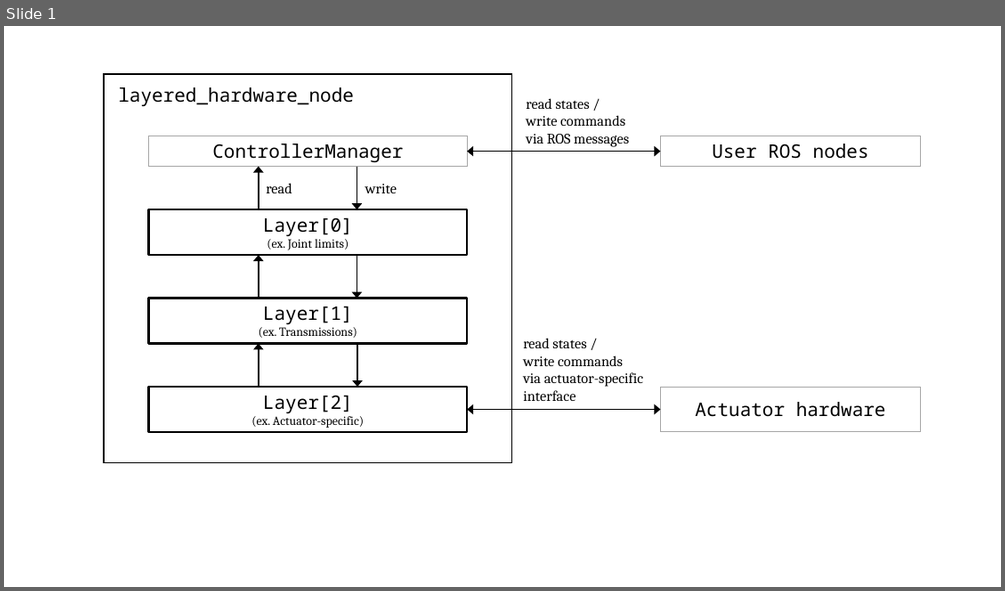
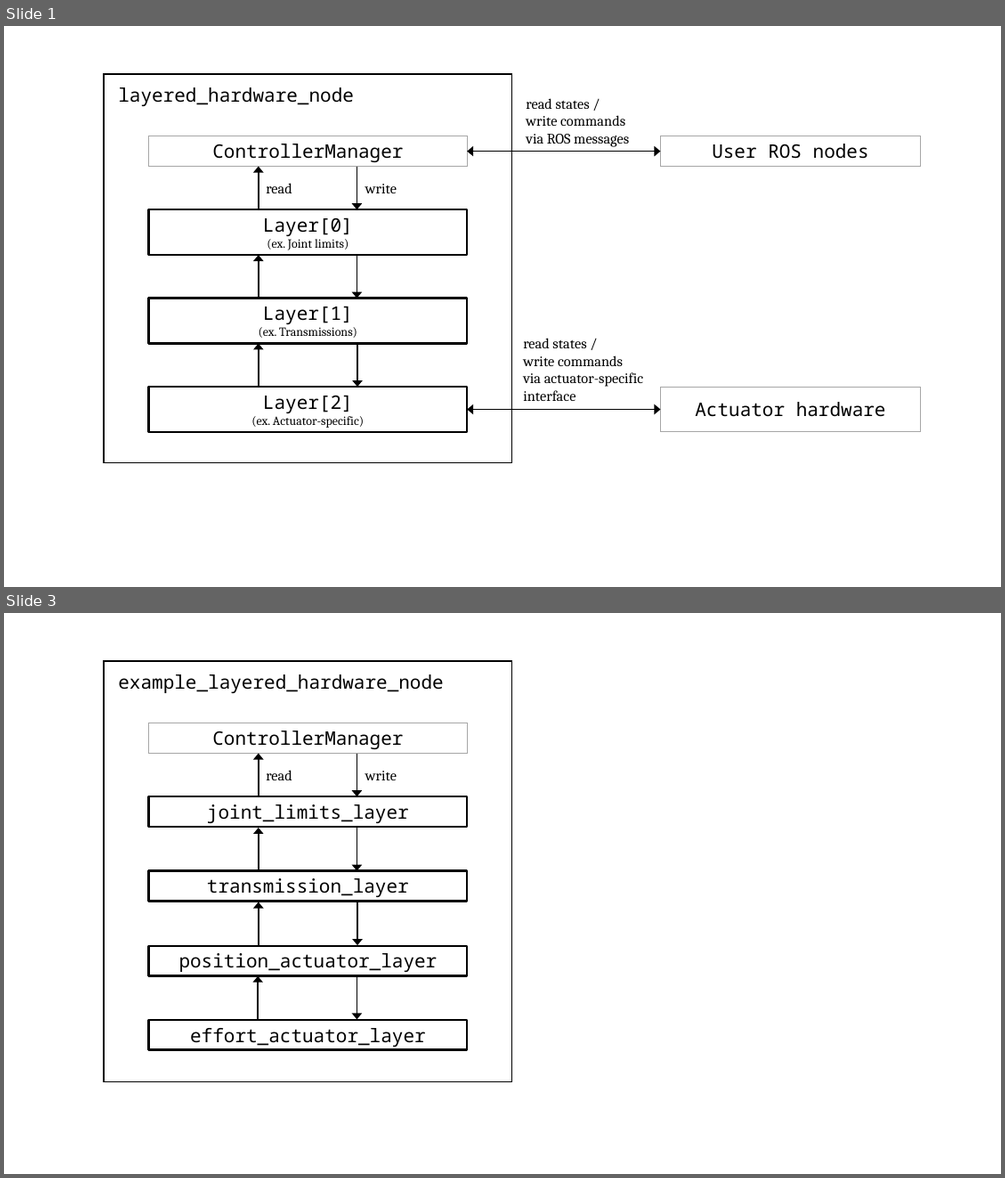
Before and after one commit to yoshito-n-students/layered_hardware, a slide deck: images/layered_scheme.pptx. Shown one above the other, each under a label of ours: slide 1 before the commit, slides 1 and 3 after it; the slides between them are not shown. The pictures are 1005x591 and 1005x1178 pixels, drawn with LibreOffice and Linux fonts; fonts in the diff are those of the drawing. Boxes give left, top, right and bottom in pixels: in the first picture for what was removed or moved away, otherwise in the second. Text is boxed around its words. In the diff, an @@ line names an element or a change of style, - is before the commit and + after.

```diff
--- a/images/layered_scheme.pptx
+++ b/images/layered_scheme.pptx
@@ slide 3 added at box(4, 613, 1001, 1174), background #FFFFFF @@
@@ group added at box(105, 661, 512, 1082): 8 arrows, 6 rectangles, 3 texts @@
+example_layered_hardware_node
+ControllerManager
+joint_limits_layer
+transmission_layer
+position_actuator_layer
+write
+read
+effort_actuator_layer
```
Also in this commit, not shown: 2 other slides added, 1 other file.
